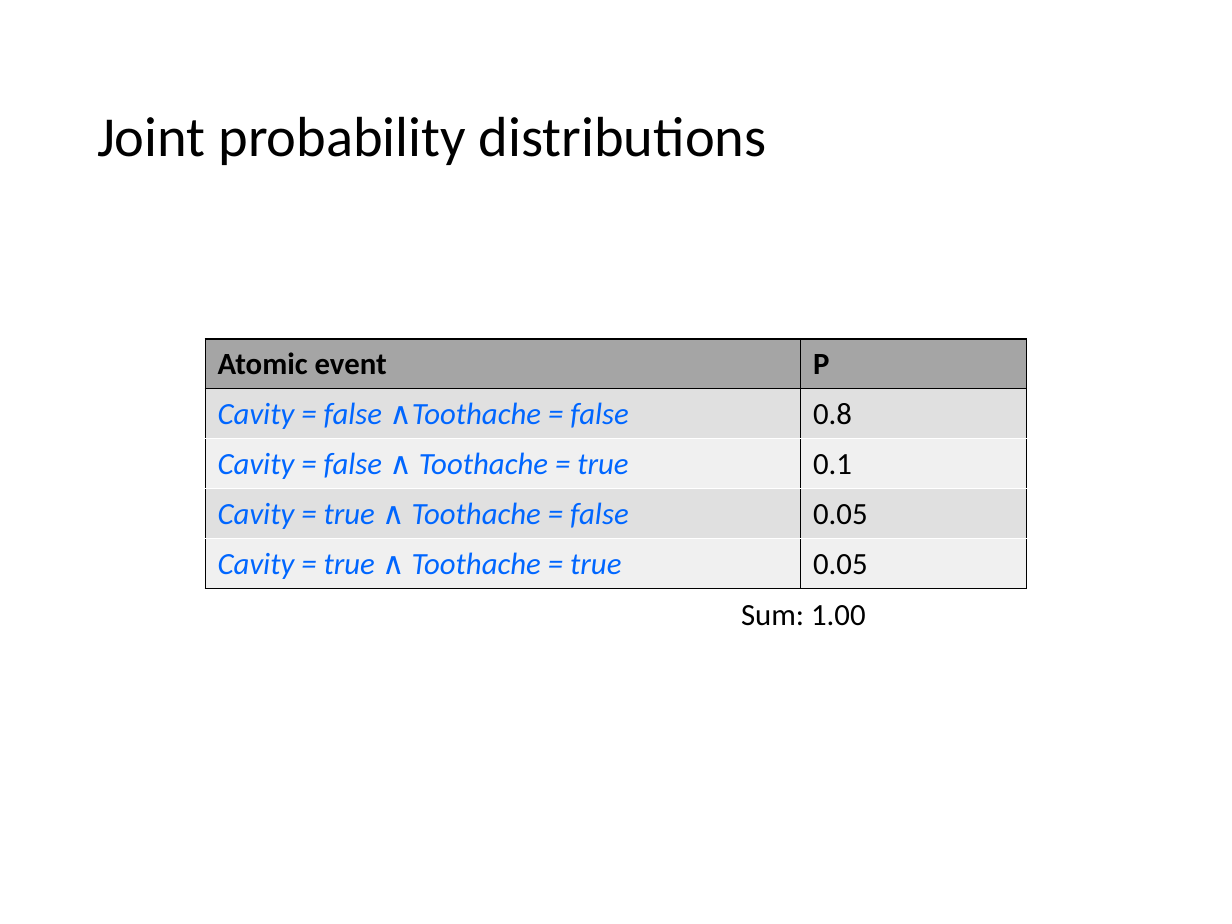
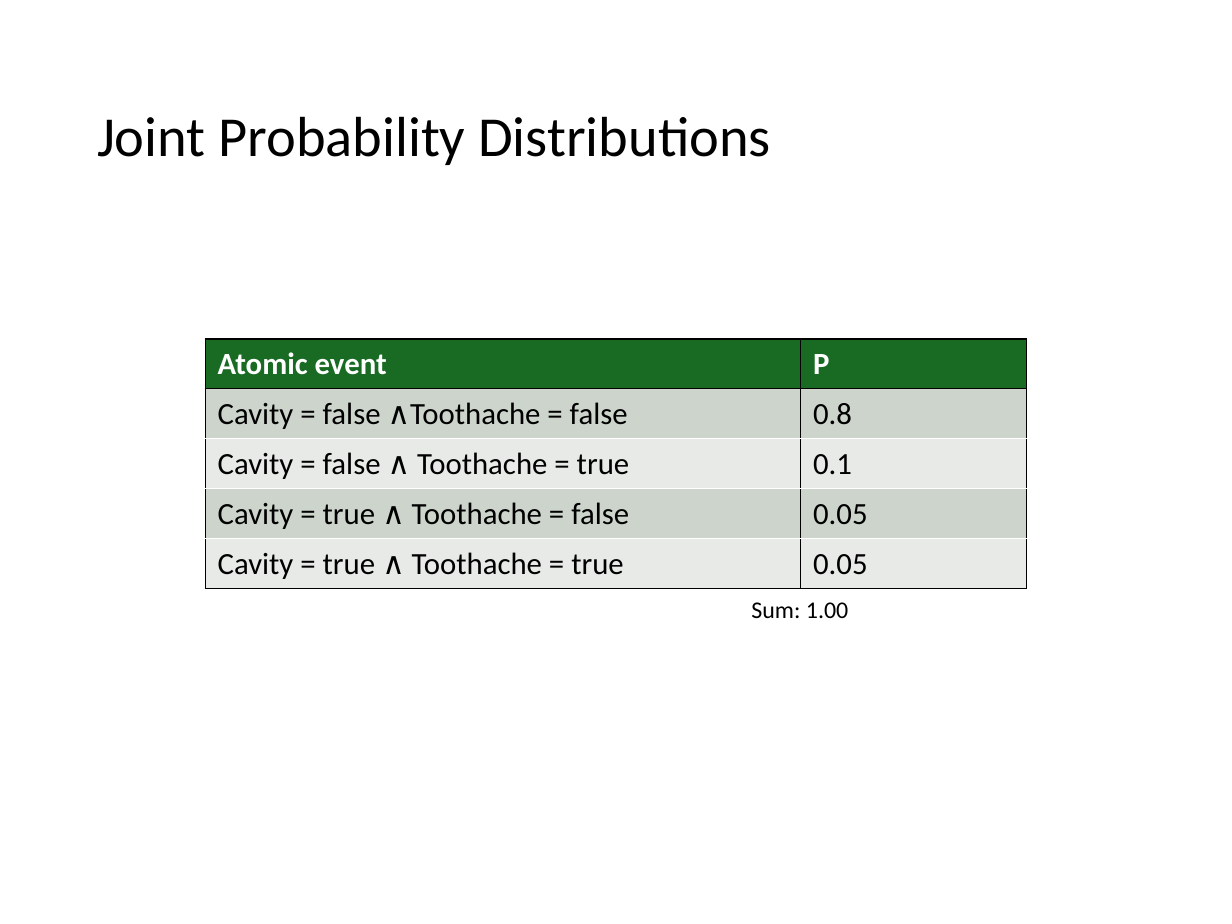
Before and after one commit to mhahsler/CS7320-AI, a slide deck: slide 34 of slides/12_uncertainty.pptx. Drawn at 1232x924 pixels with LibreOffice and Linux fonts; fonts in the diff are those of the drawing; grey boxes stand for pictures. Boxes give left, top, right and bottom in pixels: in the first picture for what was removed or moved away, otherwise in the second. Text is boxed around its words. In the diff, an @@ line names an element or a change of style, - is before the commit and + after.

```diff
--- a/slides/12_uncertainty.pptx
+++ b/slides/12_uncertainty.pptx
@@ title at (x1=97, y1=116, x2=771, y2=165): text changed @@
-Joint probability distributions
+Joint Probability Distributions
@@ table at (x1=206, y1=339, x2=1026, y2=589) @@
@@ fill #A5A5A5 to #196B24 in row 1 @@
@@ fill #E1E1E1 to #CCD4CD in 4 cells @@
@@ fill #F0F0F0 to #E8EBE8 in 4 cells @@
@@ text colour #000000 to #FFFFFF in "Atomic event", "P" @@
@@ text colour #0066FF to #000000 in "Cavity = false ∧Toothache = false", "Cavity = false ∧ Toothache = true", "Cavity = true ∧ Toothache = false", "Cavity = true ∧ Toothache = true" @@
@@ italic off in "Cavity = false ∧Toothache = false", "Cavity = false Toothache = true", "Cavity = true Toothache = false", "Cavity = true Toothache = true" @@
@@ text "Sum: 1.00" moved from (x1=741, y1=605, x2=866, y2=626) to (x1=751, y1=602, x2=849, y2=618) @@
@@ text "Sum: 1.00" at (x1=751, y1=602, x2=849, y2=618): size 18 to 14 pt @@
```
Also in this commit, not shown: 30 other slides changed, 30 other files.
